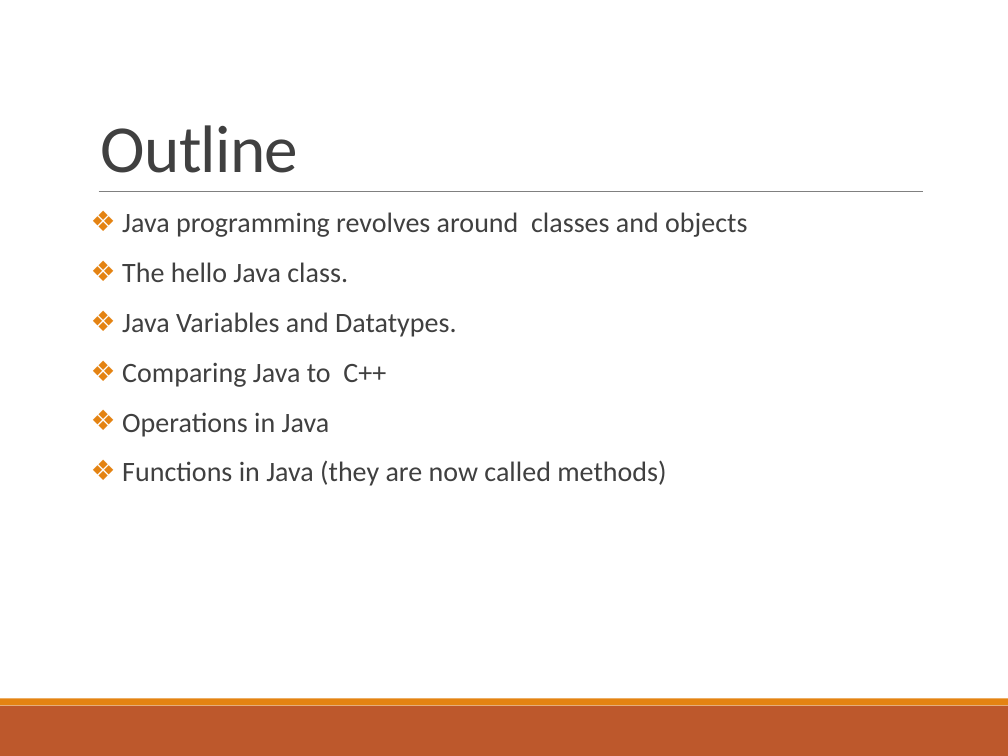
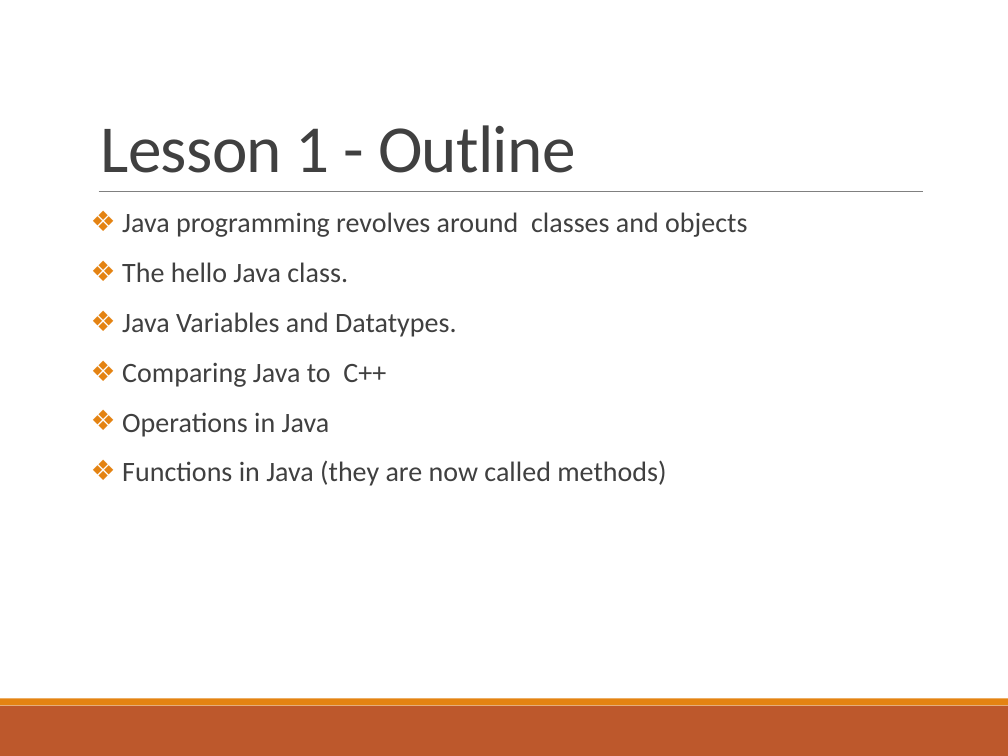
Before and after one commit to deeperj/dillinger, a slide deck: slide 3 of thesis/ukapp2/wqu_isc/sofware_design/Lesson 1 - Java.pptx (slide 2 before the commit). Drawn at 1008x756 pixels with LibreOffice and Linux fonts; fonts in the diff are those of the drawing. Boxes give left, top, right and bottom in pixels: in the first picture for what was removed or moved away, otherwise in the second. Text is boxed around its words. In the diff, an @@ line names an element or a change of style, - is before the commit and + after.

```diff
--- a/thesis/ukapp2/wqu_isc/sofware_design/Lesson 1 - Java.pptx
+++ b/thesis/ukapp2/wqu_isc/sofware_design/Lesson 1 - Java.pptx
@@ title at (101,125,576,173): text changed @@
-Outline
+Lesson 1 - Outline
```
Also in this commit, not shown: 1 other slide changed, 3 slides added, 4 other files.
